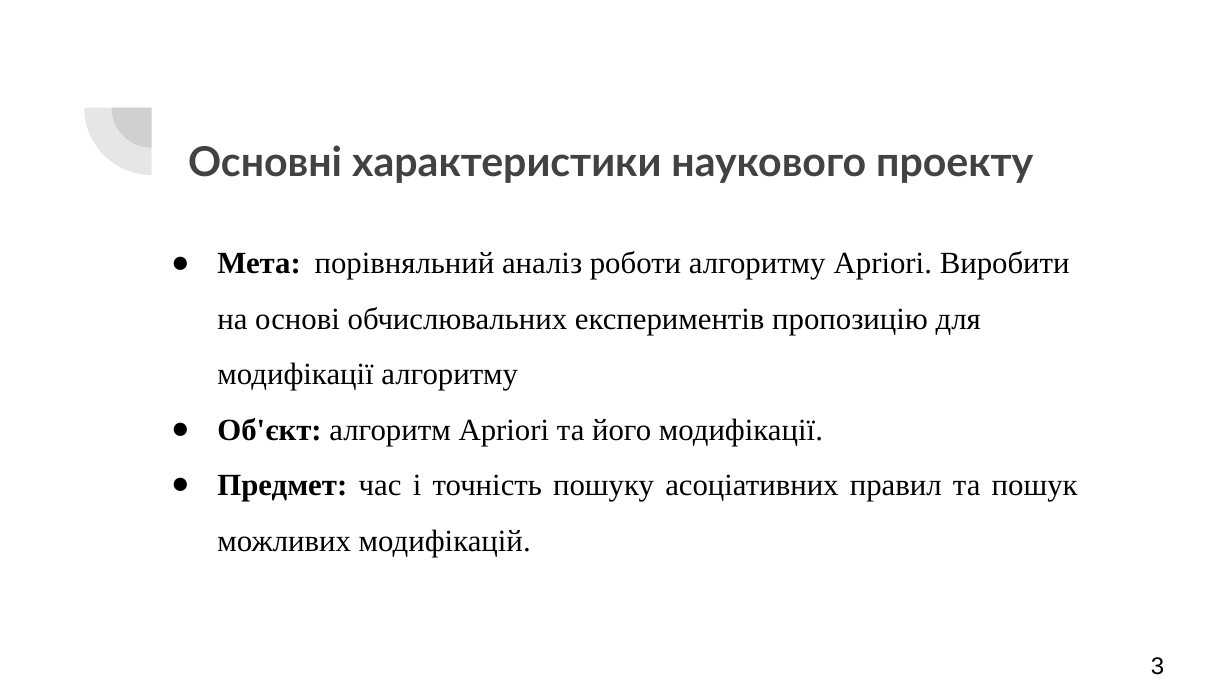
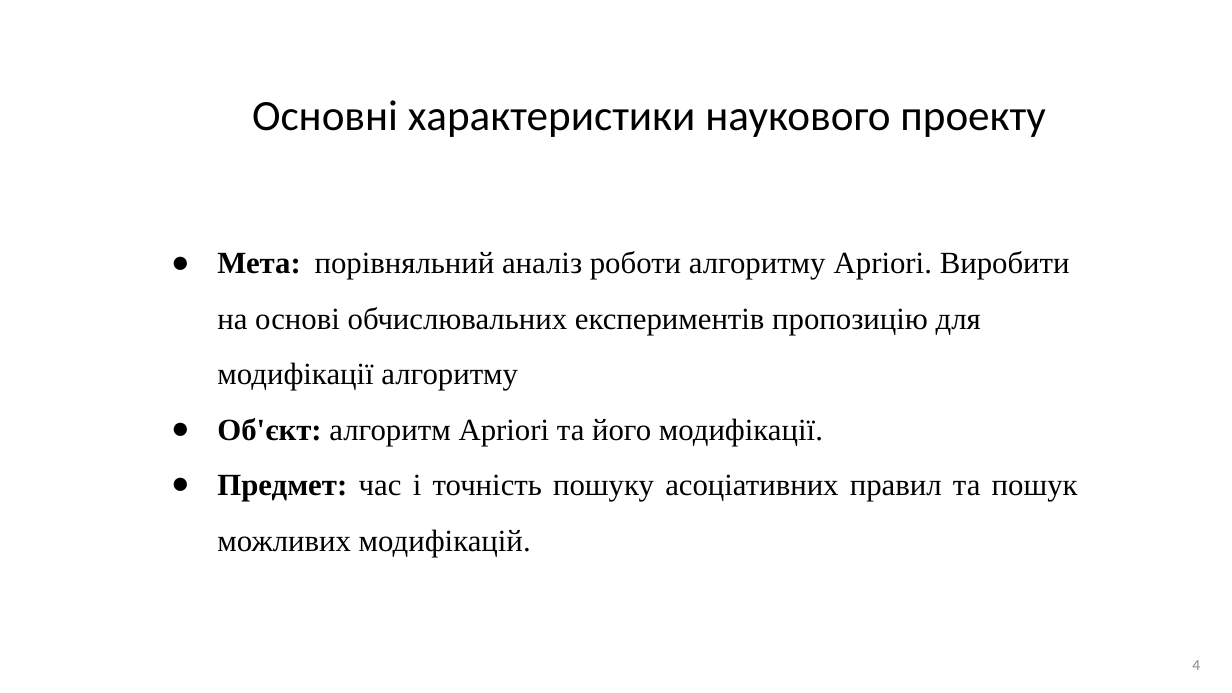
Before and after one commit to AndriiHavryliuk1/master2, a slide deck: slide 4 of docs/Дослідження_роботи_алгоритму_apriori.pptx (slide 3 before the commit). Drawn at 1232x693 pixels with LibreOffice and Linux fonts; fonts in the diff are those of the drawing. Boxes give left, top, right and bottom in pixels: in the first picture for what was removed or moved away, otherwise in the second. Text is boxed around its words. In the diff, an @@ line names an element or a change of style, - is before the commit and + after.

```diff
--- a/docs/Дослідження_роботи_алгоритму_apriori.pptx
+++ b/docs/Дослідження_роботи_алгоритму_apriori.pptx
@@ pie slice (boxed as its full ellipse) removed at (84, 41, 218, 175) @@
@@ pie slice (boxed as its full ellipse) removed at (112, 68, 192, 148) @@
@@ title "Основні характеристики наукового проекту" at (252, 100, 1045, 137): size 24 to 25.2 pt, font Lato to Calibri, text colour #424242 to #000000, bold off; alignment left to centre; line spacing 1.5 to 0.9; vertical alignment middle to top @@
@@ page number at (1192, 660, 1200, 670): text changed; size 14 to 9 pt; font Arial to Calibri; text colour #000000 to #8C8C8C @@
-3
+4
```
Also in this commit, not shown: 9 other slides changed, 2 slides added, 1 slide removed.
